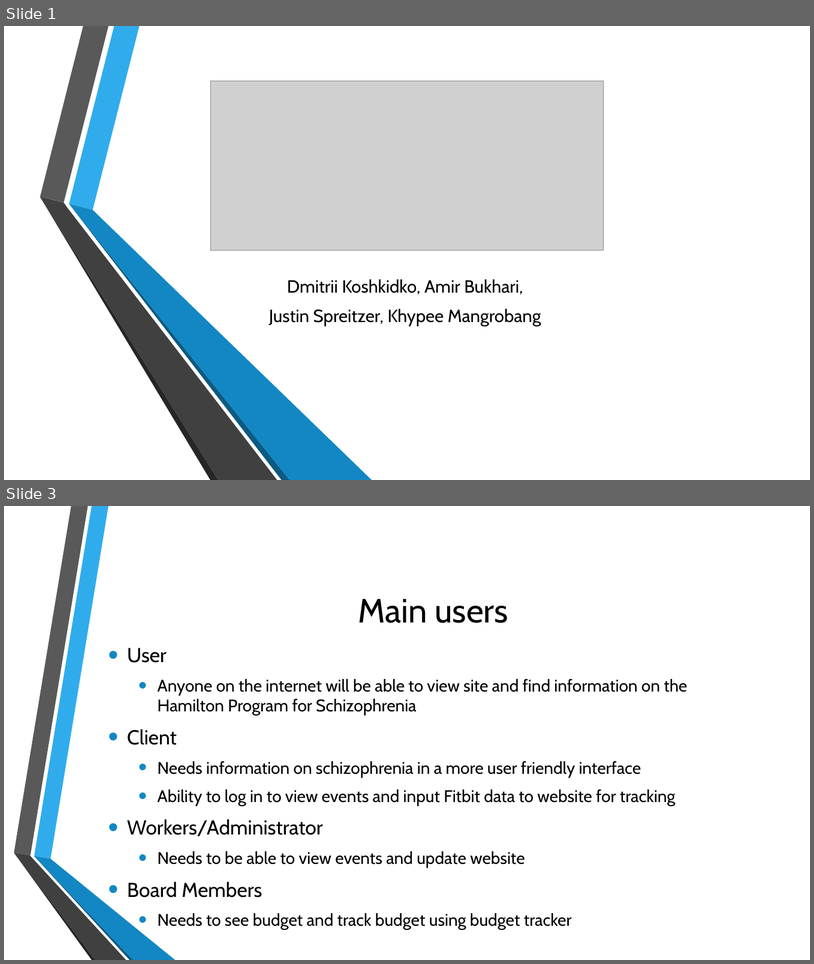
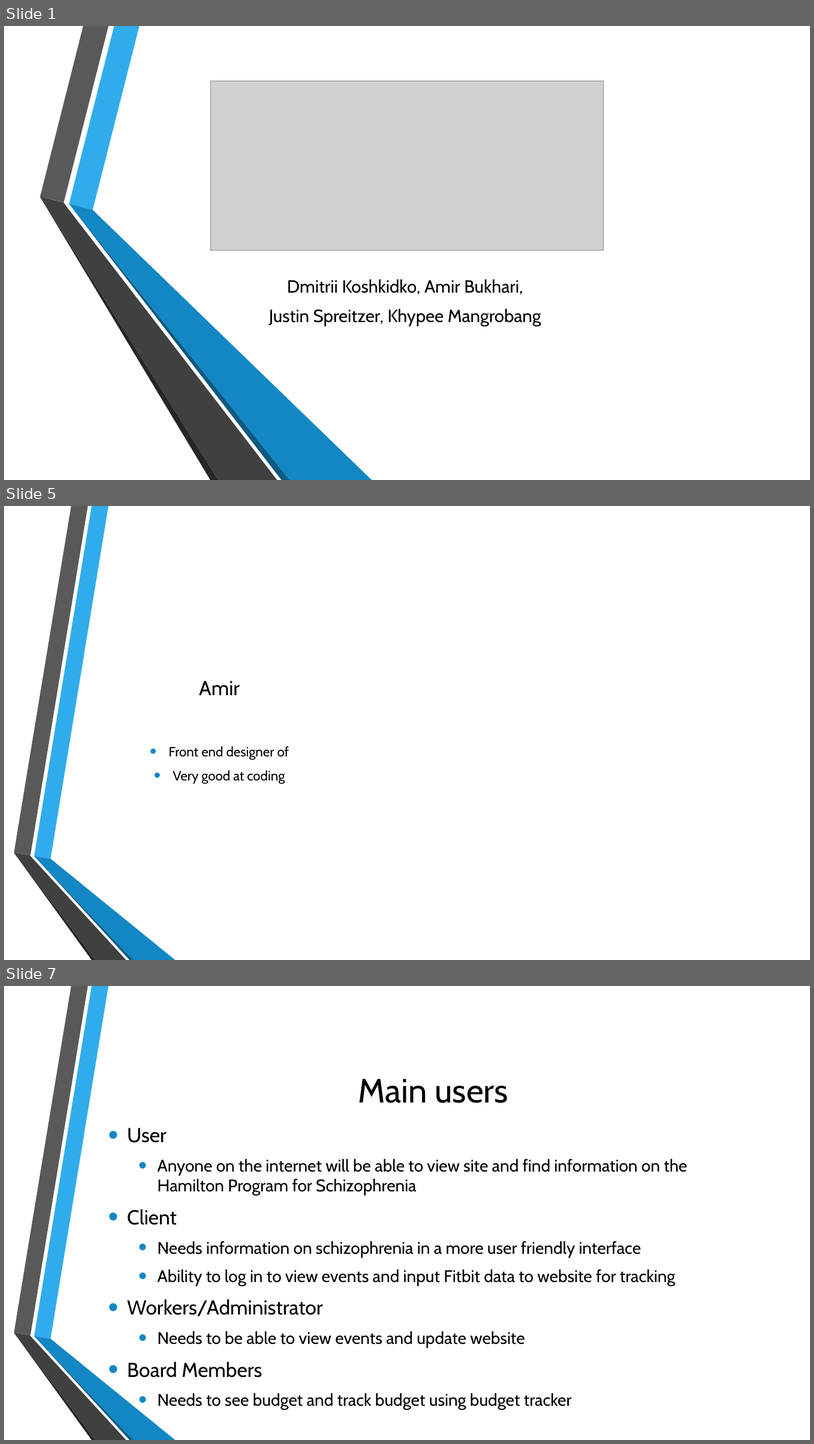
Before and after one commit to amirbukhari/HPS, a slide deck: Main Metaphor.pptx. Shown one above the other, each under a label of ours: slides 1 and 3 before the commit, slides 1, 5 and 7 after it; the slides between them are not shown. The pictures are 814x964 and 814x1444 pixels, drawn with LibreOffice and Linux fonts; fonts in the diff are those of the drawing; grey boxes stand for pictures; background and template pictures are left out. Boxes give left, top, right and bottom in pixels: in the first picture for what was removed or moved away, otherwise in the second. Text is boxed around its words. In the diff, an @@ line names an element or a change of style, - is before the commit and + after.

```diff
--- a/Main Metaphor.pptx
+++ b/Main Metaphor.pptx
@@ slide 5 added at (4,506,810,960), background picture (left out); not listed: 6 template elements that a slide beside it also shows @@
@@ title added at (199,681,240,695), 24 pt, text #000000 @@
+Amir
@@ text added at (169,746,290,784), 16 pt, text #000000 @@
+• Front end designer of
+• Very good at coding
@@ what was slide 3 is now slide 7 @@
```
Also in this commit, not shown: 2 slides changed, 4 other slides added.
